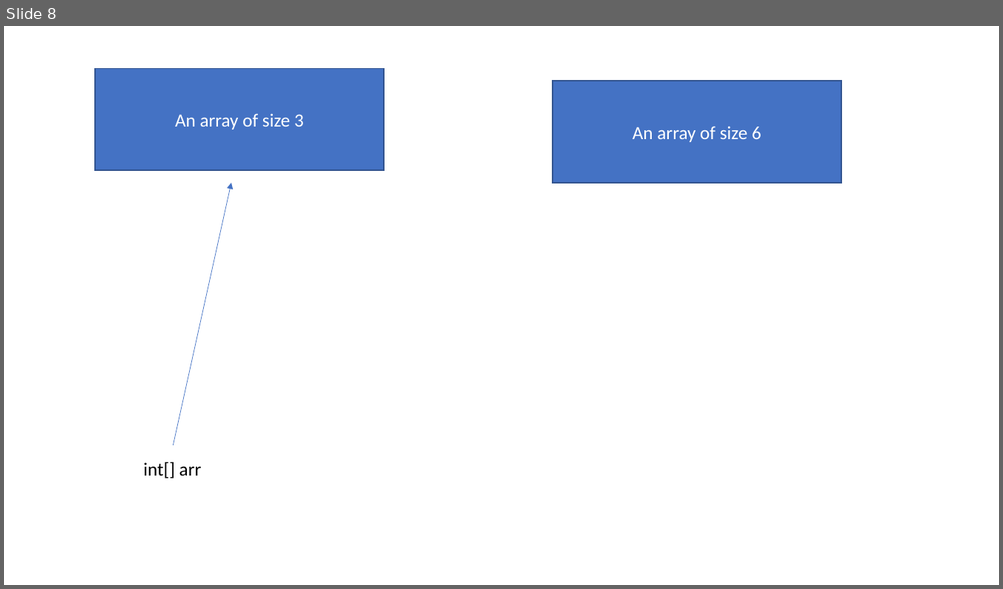
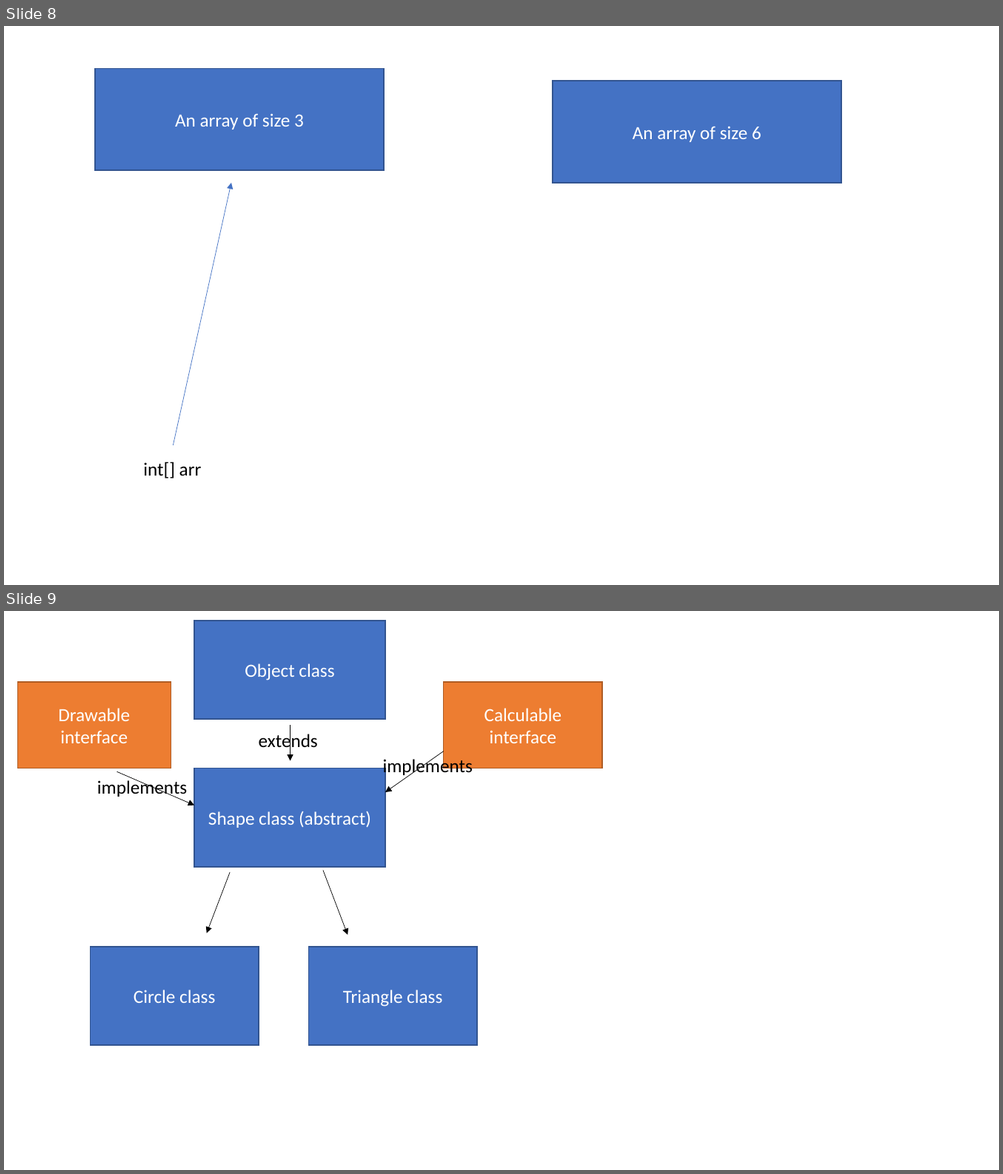
Before and after one commit to revature-bach/210208-roc, a slide deck: notes/diagrams.pptx. Shown one above the other, each under a label of ours: slide 8 before the commit, slides 8 and 9 after it. The pictures are 1003x589 and 1003x1174 pixels, drawn with LibreOffice and Linux fonts; fonts in the diff are those of the drawing. Boxes give left, top, right and bottom in pixels: in the first picture for what was removed or moved away, otherwise in the second. Text is boxed around its words. In the diff, an @@ line names an element or a change of style, - is before the commit and + after.

```diff
--- a/notes/diagrams.pptx
+++ b/notes/diagrams.pptx
@@ slide 9 added at (4, 611, 999, 1170), background #FFFFFF @@
@@ rectangle added at (194, 621, 385, 719), fill #4472C4, outline #325491 1 pt, 18 pt, text #FFFFFF @@
+Object class
@@ rectangle added at (17, 682, 171, 769), fill #ED7D31, outline #AF5C24 1 pt, 18 pt, text #FFFFFF @@
+Drawable interface
@@ rectangle added at (444, 682, 603, 769), fill #ED7D31, outline #AF5C24 1 pt, 18 pt, text #FFFFFF @@
+Calculable interface
@@ text added at (259, 732, 318, 752), 18 pt, text #000000 @@
+extends
@@ arrow added from (290, 725) to (290, 761), #000000 0.5 pt @@
@@ text added at (383, 757, 472, 777), 18 pt, text #000000 @@
+implements
@@ arrow added from (444, 752) to (385, 792), #000000 0.5 pt @@
@@ text added at (97, 778, 187, 798), 18 pt, text #000000 @@
+implements
@@ arrow added from (116, 772) to (194, 806), #000000 0.5 pt @@
@@ rectangle added at (194, 769, 385, 867), fill #4472C4, outline #325491 1 pt, 18 pt, text #FFFFFF @@
+Shape class (abstract)
@@ arrow added from (230, 872) to (207, 934), #000000 0.5 pt @@
@@ arrow added from (324, 871) to (348, 935), #000000 0.5 pt @@
@@ rectangle added at (91, 947, 259, 1045), fill #4472C4, outline #325491 1 pt, 18 pt, text #FFFFFF @@
+Circle class
@@ rectangle added at (308, 947, 477, 1045), fill #4472C4, outline #325491 1 pt, 18 pt, text #FFFFFF @@
+Triangle class
```
Also in this commit, not shown: 26 other files.
